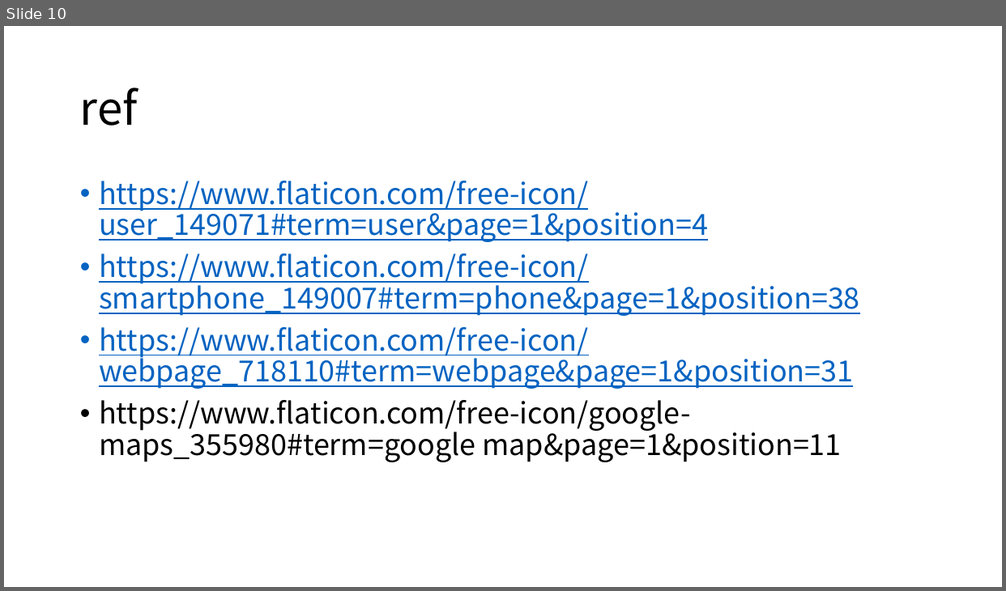
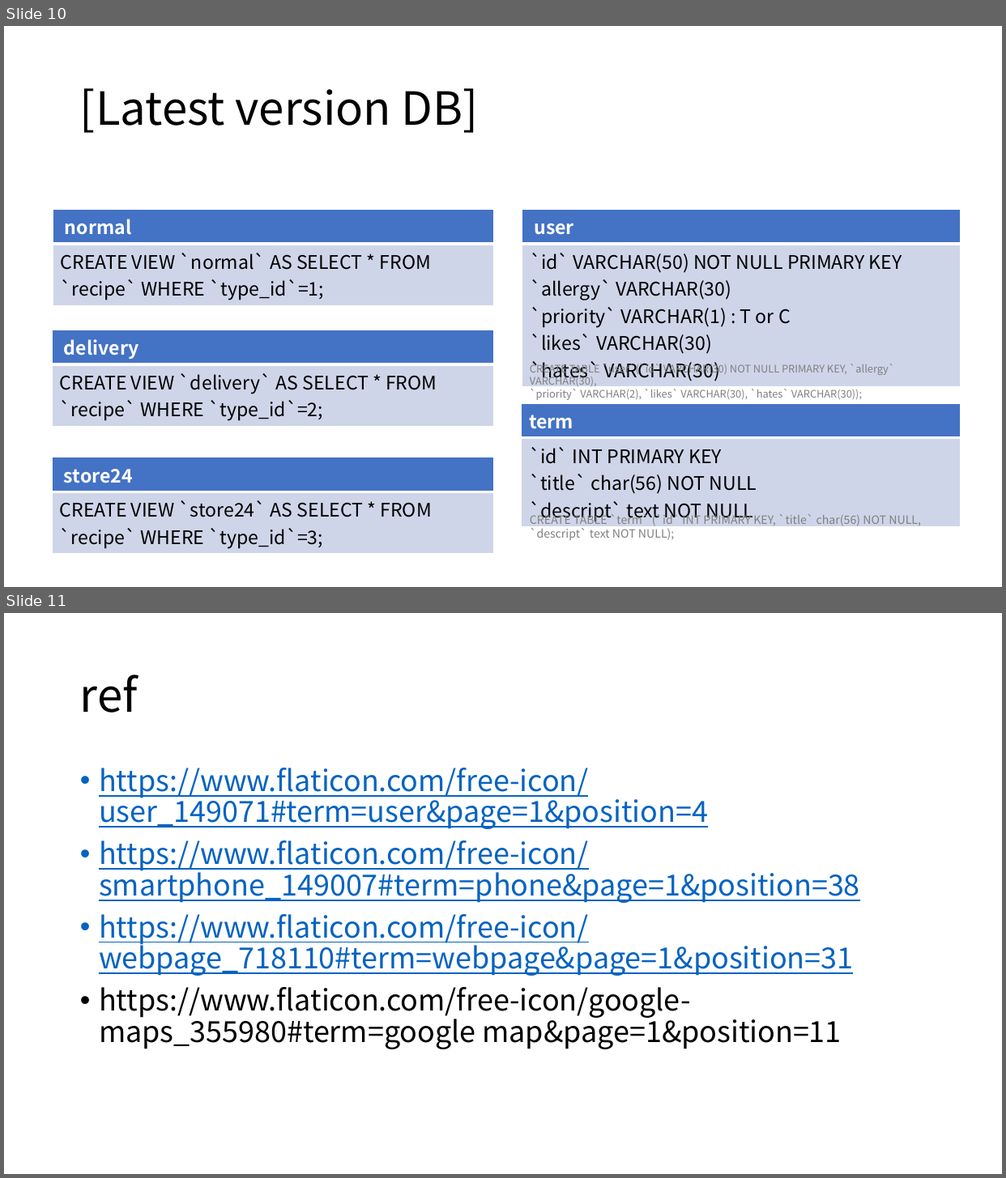
Before and after one commit to csy9608/capstone_chatbot, a slide deck: 설계도.pptx. Shown one above the other, each under a label of ours: slide 10 before the commit, slides 10 and 11 after it. The pictures are 1006x591 and 1006x1178 pixels, drawn with LibreOffice and Linux fonts; fonts in the diff are those of the drawing. Boxes give left, top, right and bottom in pixels: in the first picture for what was removed or moved away, otherwise in the second. Text is boxed around its words. In the diff, an @@ line names an element or a change of style, - is before the commit and + after.

```diff
--- a/설계도.pptx
+++ b/설계도.pptx
@@ slide 10 added at bbox=[4, 26, 1002, 587], background #FFFFFF @@
@@ title added at bbox=[80, 88, 479, 133], 44 pt, text #000000 @@
+[Latest version DB]
@@ table added at bbox=[53, 209, 493, 304], 2 rows, 1 columns @@
+normal
+CREATE VIEW `normal` AS SELECT * FROM `recipe` WHERE `type_id`=1;
@@ table added at bbox=[522, 209, 961, 385], 2 rows, 1 columns @@
+user
+`id` VARCHAR(50) NOT NULL PRIMARY KEY / `allergy` VARCHAR(30) / `priority` VARCHAR(1) : T or C / `likes` VARCHAR(30) / `hates` VARCHAR(30)
@@ table added at bbox=[52, 330, 493, 425], 2 rows, 1 columns @@
+delivery
+CREATE VIEW `delivery` AS SELECT * FROM `recipe` WHERE `type_id`=2;
@@ text added at bbox=[530, 362, 895, 400], 10 pt, text #808080 @@
+CREATE TABLE `user`(`id` VARCHAR(30) NOT NULL PRIMARY KEY, `allergy` VARCHAR(30),
+`priority` VARCHAR(2), `likes` VARCHAR(30), `hates` VARCHAR(30));
@@ table added at bbox=[522, 403, 961, 525], 2 rows, 1 columns @@
+term
+`id` INT PRIMARY KEY / `title` char(56) NOT NULL / `descript` text NOT NULL
@@ table added at bbox=[52, 457, 493, 552], 2 rows, 1 columns @@
+store24
+CREATE VIEW `store24` AS SELECT * FROM `recipe` WHERE `type_id`=3;
@@ text added at bbox=[530, 513, 921, 540], 11 pt, text #808080 @@
+CREATE TABLE `term` (`id` INT PRIMARY KEY, `title` char(56) NOT NULL, `descript` text NOT NULL);
@@ what was slide 10 is now slide 11 @@
```
Also in this commit, not shown: 1 slide changed, 2 other files.
